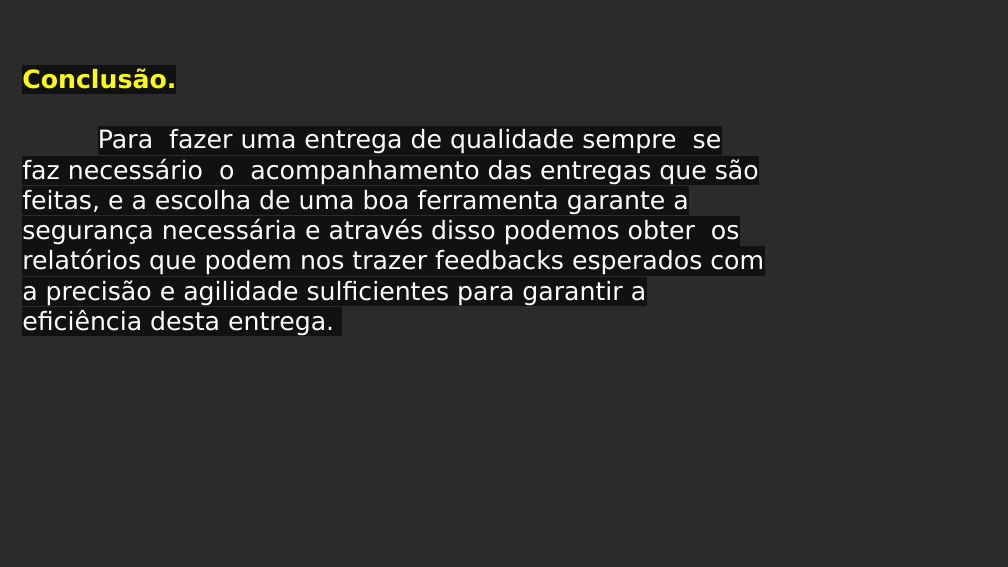
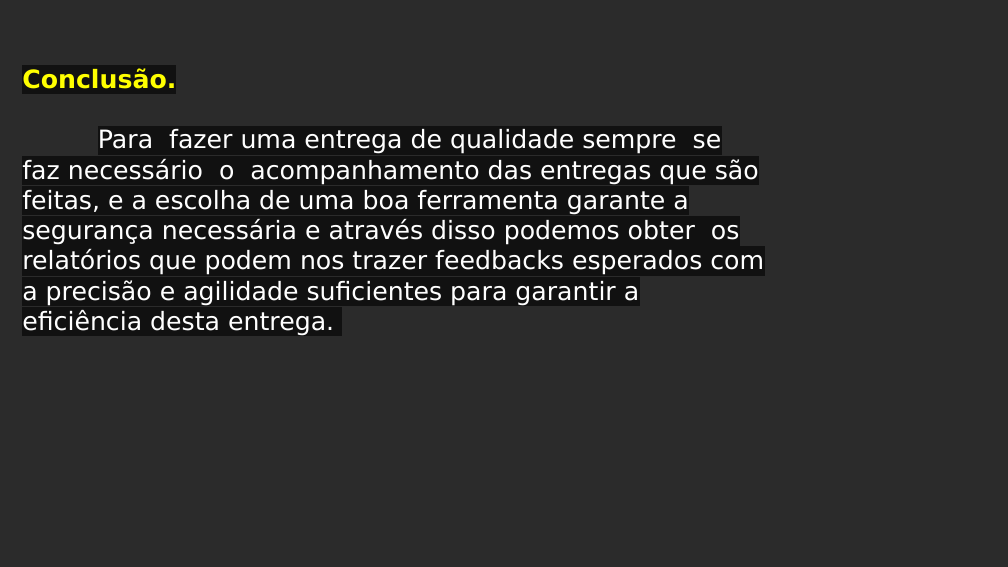
Before and after one commit to Giselesct/DaChristo, a slide deck: slide 7 of Sprint-14 Análise Estatica/CleartechSprint14.pptx. Drawn at 1008x567 pixels with LibreOffice and Linux fonts; fonts in the diff are those of the drawing; background and template pictures are left out; a plain dark background stands for a picture behind light text. Boxes give left, top, right and bottom in pixels: in the first picture for what was removed or moved away, otherwise in the second. Text is boxed around its words. In the diff, an @@ line names an element or a change of style, - is before the commit and + after.

```diff
--- a/Sprint-14 Análise Estatica/CleartechSprint14.pptx
+++ b/Sprint-14 Análise Estatica/CleartechSprint14.pptx
@@ text at bbox=[22, 129, 764, 336]: text changed @@
-Para fazer uma entrega de qualidade sempre se faz necessário o acompanhamento das entregas que são feitas, e a escolha de uma boa ferramenta garante a segurança necessária e através disso podemos obter os relatórios que podem nos trazer feedbacks esperados com a precisão e agilidade sulficientes para garantir a eficiência desta entrega.
+Para fazer uma entrega de qualidade sempre se faz necessário o acompanhamento das entregas que são feitas, e a escolha de uma boa ferramenta garante a segurança necessária e através disso podemos obter os relatórios que podem nos trazer feedbacks esperados com a precisão e agilidade suficientes para garantir a eficiência desta entrega.
```
Also in this commit, not shown: 2 other slides changed, 1 other file.
